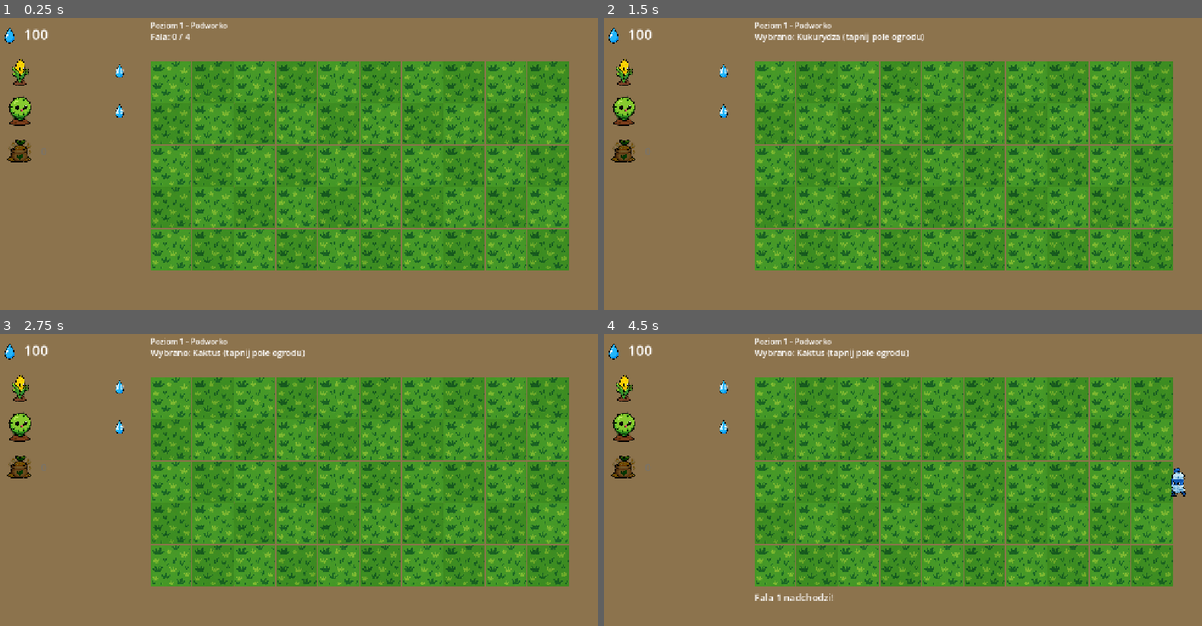
Above: before the commit, frames 1-4 (two rows, left to right).
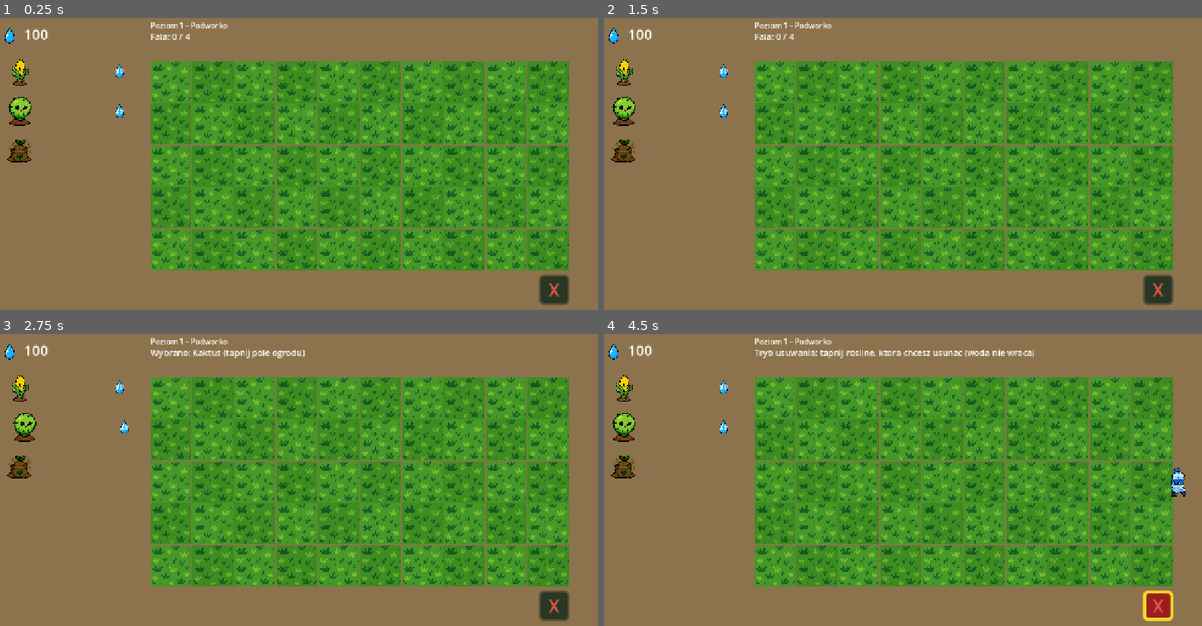
Above: after the commit, the same moments.

Repository: JeanPaulSzefler/education-games
Game: Godot game, scene res://scenes/Main.tscn
The game is run twice, just before and just after one commit, with the same random seed, the same clock (stepped at 60 frames per second) and the same inputs. This scene is started directly instead of the project's main scene.
Inputs (mouse positions are in pixels of both pictures, inside the frame that each line leads up to):
- Up to frame 1 (0.25 s): no input
- Up to frame 2 (1.5 s): click "50" at 0.5 s; click "50" at 1.25 s
- Up to frame 3 (2.75 s): click "25" at 2 s
- Up to frame 4 (4.5 s): click "25" at 2.75 s; click "0" at 3.5 s; click (1160, 605) at 4.25 s, where only the run after the commit has a clickable "X"

The runs differ from the first frame. In frame 1, 0.5% of the frame differs, in the area x 90-96%, y 87-99%; in frame 2, 0.9%; in frame 3, 0.9%; in frame 4, 1.4%, in the area x 25-96%, y 4-99%.

Commit message:
Add selected-tile highlight, plant removal tool, and PvZ-style plant recharge
- Selected plant/fertilizer tile: thicker gold border, brighter background, shifted right
- "X" button below the board toggles removal mode; removed plants refund no water
- Per-plant recharge timers with shrinking shade on sidebar tiles; unaffordable plants tinted red
- Mrozoroslinka cost 40 -> 10 with the longest recharge

Co-Authored-By: Claude Opus 5.5 <noreply@anthropic.com>

Diff:
--- a/junk-vs-plants/scripts/main.gd
+++ b/junk-vs-plants/scripts/main.gd
@@ -65,6 +65,22 @@
 const TILE_BORDER_COLOR := Color(0.35, 0.3, 0.22)
 const TILE_SELECTED_BORDER_COLOR := Color(0.95, 0.85, 0.15)
 const TILE_UNAFFORDABLE_MODULATE := Color(0.45, 0.45, 0.45)
+# Kafelek wybranej rosliny: jasniejsze tlo, grubsza ramka i wysuniecie w prawo.
+const TILE_BG_COLOR := Color(0.16, 0.22, 0.14)
+const TILE_SELECTED_BG_COLOR := Color(0.42, 0.38, 0.1)
+const TILE_BORDER_WIDTH := 4
+const TILE_SELECTED_BORDER_WIDTH := 7
+const TILE_SELECTED_SHIFT := 10.0
+# Roslina, na ktora nie stac gracza kroplami wody - czerwony odcien i ramka.
+const TILE_NO_WATER_MODULATE := Color(1.0, 0.55, 0.55)
+const TILE_NO_WATER_BORDER_COLOR := Color(0.85, 0.15, 0.15)
+# Cien odnawiania (jak w PvZ): ciemna nakladka, ktora kurczy sie od dolu do
+# gory w miare uplywu czasu odnowienia.
+const TILE_COOLDOWN_SHADE := Color(0, 0, 0, 0.6)
+
+# --- Przycisk usuwania roslin ("X") pod prawym dolnym rogiem planszy ---
+const REMOVE_BTN_SIZE := 64.0
+const REMOVE_ACTIVE_BG_COLOR := Color(0.6, 0.12, 0.12)
 
 const START_WATER := 100
 
@@ -81,6 +97,13 @@
 var water := START_WATER
 var fertilizer := 0
 var fertilizer_mode := false
+# Tryb usuwania: tapniecie "X", potem tapniecie rosliny - roslina znika bez
+# zwrotu kropel wody.
+var remove_mode := false
+var remove_button: Button
+var remove_border_sb: StyleBoxFlat
+# plant_idx -> pozostaly czas odnowienia (s); brak wpisu = roslina gotowa.
+var plant_cooldowns := {}
 
 var grid_occupancy := []
 var blocked_cells := {}
@@ -94,7 +117,8 @@
 var water_count_label: Label
 var wave_label: Label
 var message_label: Label
-# {"plant_idx", "button", "border_sb"} - jeden wpis na kafelek rosliny w pasku
+# {"plant_idx", "button", "border_sb", "base_y", "cooldown_shade"} - jeden wpis
+# na kafelek rosliny w pasku
 var plant_tiles := []
 # {"button", "border_sb", "count_label"} - kafelek nawozu (ten sam styl co rosliny)
 var fertilizer_tile: Dictionary
@@ -120,6 +144,7 @@
 	_build_water_counter()
 	_build_plant_bar()
 	_build_fertilizer_tile()
+	_build_remove_button()
 	_update_hud()
 
 func _current_level() -> Dictionary:
@@ -237,16 +262,10 @@
 	btn.focus_mode = Control.FOCUS_NONE
 
 	var border_sb := StyleBoxFlat.new()
-	border_sb.bg_color = Color(0.16, 0.22, 0.14)
-	border_sb.border_width_left = 4
-	border_sb.border_width_right = 4
-	border_sb.border_width_top = 4
-	border_sb.border_width_bottom = 4
+	border_sb.bg_color = TILE_BG_COLOR
+	border_sb.set_border_width_all(TILE_BORDER_WIDTH)
 	border_sb.border_color = TILE_BORDER_COLOR
-	border_sb.corner_radius_top_left = 10
-	border_sb.corner_radius_top_right = 10
-	border_sb.corner_radius_bottom_left = 10
-	border_sb.corner_radius_bottom_right = 10
+	border_sb.set_corner_radius_all(10)
 	for state in ["normal", "hover", "pressed"]:
 		btn.add_theme_stylebox_override(state, border_sb)
 	add_child(btn)
@@ -255,7 +274,16 @@
 	icon.position = Vector2(10, (TILE_HEIGHT - TILE_ICON_SIZE) / 2.0)
 	btn.add_child(icon)
 
-	return {"button": btn, "border_sb": border_sb}
+	return {"button": btn, "border_sb": border_sb, "base_y": y}
+
+# Podswietlenie wybranego kafelka: jasniejsze tlo, grubsza ramka i wysuniecie
+# w prawo, zeby od razu bylo widac, co zostanie posadzone/uzyte.
+func _set_tile_selected(tile: Dictionary, selected: bool, border_color: Color) -> void:
+	var sb: StyleBoxFlat = tile["border_sb"]
+	sb.bg_color = TILE_SELECTED_BG_COLOR if selected else TILE_BG_COLOR
+	sb.set_border_width_all(TILE_SELECTED_BORDER_WIDTH if selected else TILE_BORDER_WIDTH)
+	sb.border_color = TILE_SELECTED_BORDER_COLOR if selected else border_color
+	tile["button"].position.x = SIDEBAR_X + (TILE_SELECTED_SHIFT if selected else 0.0)
 
 func _build_plant_bar() -> void:
 	var tiles_top := _sidebar_tiles_top()
@@ -287,6 +315,14 @@
 		cost_label.mouse_filter = Control.MOUSE_FILTER_IGNORE
 		tile["button"].add_child(cost_label)
 
+		# Cien odnawiania - na starcie ukryty (wysokosc 0), patrz _update_cooldowns().
+		var shade := ColorRect.new()
+		shade.color = TILE_COOLDOWN_SHADE
+		shade.size = Vector2(TILE_WIDTH, 0)
+		shade.mouse_filter = Control.MOUSE_FILTER_IGNORE
+		tile["button"].add_child(shade)
+		tile["cooldown_shade"] = shade
+
 		tile["button"].pressed.connect(_on_plant_button_pressed.bind(plant_idx))
 		plant_tiles.append(tile)
 
@@ -305,11 +341,42 @@
 
 	fertilizer_tile["button"].pressed.connect(_on_fertilizer_button_pressed)
 
+# Przycisk "X" pod prawym dolnym rogiem planszy - wlacza/wylacza tryb usuwania.
+func _build_remove_button() -> void:
+	remove_button = Button.new()
+	remove_button.text = "X"
+	remove_button.add_theme_font_size_override("font_size", 36)
+	remove_button.add_theme_color_override("font_color", Color(0.95, 0.35, 0.3))
+	remove_button.add_theme_color_override("font_hover_color", Color(0.95, 0.35, 0.3))
+	remove_button.add_theme_color_override("font_pressed_color", Color(0.95, 0.35, 0.3))
+	remove_button.position = Vector2(GRID_LEFT + COLS * CELL - REMOVE_BTN_SIZE, GRID_TOP + ROWS * CELL + 8)
+	remove_button.size = Vector2(REMOVE_BTN_SIZE, REMOVE_BTN_SIZE)
+	remove_button.focus_mode = Control.FOCUS_NONE
+
+	remove_border_sb = StyleBoxFlat.new()
+	remove_border_sb.bg_color = TILE_BG_COLOR
+	remove_border_sb.set_border_width_all(TILE_BORDER_WIDTH)
+	remove_border_sb.border_color = TILE_BORDER_COLOR
+	remove_border_sb.set_corner_radius_all(10)
+	for state in ["normal", "hover", "pressed"]:
+		remove_button.add_theme_stylebox_override(state, remove_border_sb)
+	remove_button.pressed.connect(_on_remove_button_pressed)
+	add_child(remove_button)
+
 func _on_plant_button_pressed(idx: int) -> void:
 	if game_over:
 		return
-	selected_plant_type = idx
+	if plant_cooldowns.has(idx):
+		message_label.text = "Ta roslina jeszcze odrasta - poczekaj chwile"
+		return
+	if water < PLANT_TYPES[idx]["cost"]:
+		message_label.text = "Za malo kropel wody"
+		return
+	# Ponowne tapniecie wybranej rosliny odznacza ja.
+	selected_plant_type = -1 if selected_plant_type == idx else idx
 	fertilizer_mode = false
+	remove_mode = false
+	message_label.text = ""
 	_update_hud()
 
 func _on_fertilizer_button_pressed() -> void:
@@ -317,12 +384,25 @@
 		return
 	fertilizer_mode = true
 	selected_plant_type = -1
+	remove_mode = false
+	_update_hud()
+
+func _on_remove_button_pressed() -> void:
+	if game_over:
+		return
+	remove_mode = not remove_mode
+	selected_plant_type = -1
+	fertilizer_mode = false
+	message_label.text = ""
 	_update_hud()
 
 func _on_tile_gui_input(event: InputEvent, col: int, row: int) -> void:
 	if game_over:
 		return
 	if not _is_tap_press(event):
+		return
+	if remove_mode:
+		_try_remove_plant(col, row)
 		return
 	if fertilizer_mode:
 		_try_apply_fertilizer(col, row)
@@ -351,6 +431,7 @@
 		message_label.text = "Za malo kropel wody"
 		return
 	water -= pt["cost"]
+	plant_cooldowns[selected_plant_type] = pt["recharge"]
 	var node := _make_sprite(pt["texture"], CELL - 16)
 	node.position = Vector2(GRID_LEFT + col * CELL + 8, GRID_TOP + row * CELL + 8)
 	add_child(node)
@@ -393,21 +474,39 @@
 	message_label.text = ""
 	_update_hud()
 
+# Usuniecie wlasnej rosliny: znika bez zwrotu kropel wody i bez nawozu.
+func _try_remove_plant(col: int, row: int) -> void:
+	var plant = grid_occupancy[col][row]
+	if plant == null:
+		message_label.text = "Brak rosliny na tym polu"
+		return
+	_remove_plant(plant, false)
+	remove_mode = false
+	message_label.text = ""
+	_update_hud()
+
 func _update_hud() -> void:
 	water_count_label.text = str(water)
 
 	for tile in plant_tiles:
 		var pt = PLANT_TYPES[tile["plant_idx"]]
 		var affordable: bool = water >= pt["cost"]
-		tile["button"].modulate = Color(1, 1, 1) if affordable else TILE_UNAFFORDABLE_MODULATE
+		tile["button"].modulate = Color(1, 1, 1) if affordable else TILE_NO_WATER_MODULATE
 		var is_selected: bool = selected_plant_type == tile["plant_idx"]
-		tile["border_sb"].border_color = TILE_SELECTED_BORDER_COLOR if is_selected else TILE_BORDER_COLOR
+		_set_tile_selected(tile, is_selected, TILE_BORDER_COLOR if affordable else TILE_NO_WATER_BORDER_COLOR)
 
 	fertilizer_tile["count_label"].text = str(fertilizer)
 	fertilizer_tile["button"].modulate = Color(1, 1, 1) if fertilizer > 0 else TILE_UNAFFORDABLE_MODULATE
-	fertilizer_tile["border_sb"].border_color = TILE_SELECTED_BORDER_COLOR if fertilizer_mode else TILE_BORDER_COLOR
-
-	if fertilizer_mode:
+	_set_tile_selected(fertilizer_tile, fertilizer_mode, TILE_BORDER_COLOR)
+
+	remove_border_sb.bg_color = REMOVE_ACTIVE_BG_COLOR if remove_mode else TILE_BG_COLOR
+	remove_border_sb.set_border_width_all(TILE_SELECTED_BORDER_WIDTH if remove_mode else TILE_BORDER_WIDTH)
+	remove_border_sb.border_color = TILE_SELECTED_BORDER_COLOR if remove_mode else TILE_BORDER_COLOR
+	remove_button.add_theme_color_override("font_color", Color(1, 1, 1) if remove_mode else Color(0.95, 0.35, 0.3))
+
+	if remove_mode:
+		wave_label.text = "Tryb usuwania: tapnij rosline, ktora chcesz usunac (woda nie wraca)"
+	elif fertilizer_mode:
 		wave_label.text = "Tryb nawozu: tapnij wlasna rosline, by ja wzmocnic"
 	elif selected_plant_type >= 0:
 		wave_label.text = "Wybrano: %s (tapnij pole ogrodu)" % PLANT_TYPES[selected_plant_type]["name"]
@@ -418,6 +517,7 @@
 	if game_over:
 		return
 
+	_update_cooldowns(delta)
 	_update_wave_spawning(delta)
 	_update_plants(delta)
 	_update_projectiles(delta)
@@ -429,6 +529,20 @@
 	_update_fertilizer_drops(delta)
 	_update_health_bars(delta)
 	_check_win_condition()
+
+# --- Odnawianie roslin w pasku (jak w PvZ): cien zakrywa kafelek i kurczy
+# sie ku gorze, az roslina znow bedzie gotowa do posadzenia. ---
+func _update_cooldowns(delta: float) -> void:
+	for idx in plant_cooldowns.keys():
+		plant_cooldowns[idx] -= delta
+		if plant_cooldowns[idx] <= 0.0:
+			plant_cooldowns.erase(idx)
+	for tile in plant_tiles:
+		var idx: int = tile["plant_idx"]
+		var ratio := 0.0
+		if plant_cooldowns.has(idx):
+			ratio = plant_cooldowns[idx] / PLANT_TYPES[idx]["recharge"]
+		tile["cooldown_shade"].size.y = TILE_HEIGHT * ratio
 
 # --- Fale ---
 func _update_wave_spawning(delta: float) -> void:
--- a/junk-vs-plants/scripts/plant_data.gd
+++ b/junk-vs-plants/scripts/plant_data.gd
@@ -11,46 +11,51 @@
 #       "gust"      jednorazowa: gdy JAKIKOLWIEK szkodnik pojawi sie w jej rzedzie
 #                   (nie trzeba czekac, az ja dotknie), rani i odrzuca caly rzad, po czym znika
 #
+# recharge: czas odnowienia w sekundach (jak w Plants vs Zombies) - po
+# posadzeniu rosliny jej kafelek w pasku jest zacieniony i nie da sie jej
+# wybrac, dopoki licznik nie dobiegnie konca. Na starcie poziomu wszystkie
+# rosliny sa gotowe. Mrozoroslinka jest tania, wiec odnawia sie najdluzej.
+#
 # unlock_level: numer poziomu (od 1), na ktorym roslina jest juz dostepna do
 # wyboru w taliii - odblokowuje sie na stale po ukonczeniu poziomu (unlock_level - 1).
 const TYPES := [
 	{
-		"name": "Kukurydza", "cost": 50, "hp": 100, "role": "shooter",
+		"name": "Kukurydza", "recharge": 5.0, "cost": 50, "hp": 100, "role": "shooter",
 		"dmg": 20, "interval": 1.2, "unlock_level": 1,
 		"texture": "res://assets/sprites/plants/corn.png",
 	},
 	{
-		"name": "Kaktus", "cost": 25, "hp": 80, "role": "generator",
+		"name": "Kaktus", "recharge": 5.0, "cost": 25, "hp": 80, "role": "generator",
 		"water_interval": 9.0, "water_value": 20, "unlock_level": 1,
 		"texture": "res://assets/sprites/plants/cactus.png",
 	},
 	{
-		"name": "Lisc Bananowca", "cost": 50, "hp": 400, "role": "wall",
+		"name": "Lisc Bananowca", "recharge": 12.0, "cost": 50, "hp": 400, "role": "wall",
 		"unlock_level": 3,
 		"texture": "res://assets/sprites/plants/banana_leaf.png",
 	},
 	{
-		"name": "Pokrzywa", "cost": 60, "hp": 90, "role": "shooter",
+		"name": "Pokrzywa", "recharge": 5.0, "cost": 60, "hp": 90, "role": "shooter",
 		"dmg": 12, "interval": 1.4, "pierce": true, "unlock_level": 16,
 		"texture": "res://assets/sprites/plants/nettle.png",
 	},
 	{
-		"name": "Bitny Brokul", "cost": 60, "hp": 220, "role": "melee",
+		"name": "Bitny Brokul", "recharge": 8.0, "cost": 60, "hp": 220, "role": "melee",
 		"counter_dmg": 30, "unlock_level": 12,
 		"texture": "res://assets/sprites/plants/broccoli.png",
 	},
 	{
-		"name": "Mrozoroslinka", "cost": 40, "hp": 40, "role": "freeze",
+		"name": "Mrozoroslinka", "recharge": 20.0, "cost": 10, "hp": 40, "role": "freeze",
 		"slow_factor": 0.0, "slow_duration": 5.0, "unlock_level": 5,
 		"texture": "res://assets/sprites/plants/frost.png",
 	},
 	{
-		"name": "Bumorzech", "cost": 90, "hp": 40, "role": "bomb",
+		"name": "Bumorzech", "recharge": 15.0, "cost": 90, "hp": 40, "role": "bomb",
 		"fuse_time": 1.5, "blast_dmg": 300, "blast_radius_cells": 1, "unlock_level": 9,
 		"texture": "res://assets/sprites/plants/bomb_nut.png",
 	},
 	{
-		"name": "Wichurowy", "cost": 60, "hp": 40, "role": "gust",
+		"name": "Wichurowy", "recharge": 12.0, "cost": 60, "hp": 40, "role": "gust",
 		"gust_dmg": 220, "knockback": 130.0, "unlock_level": 7,
 		"texture": "res://assets/sprites/plants/gust_leaf.png",
 	},
Not shown, changed: junk-vs-plants/README.md
